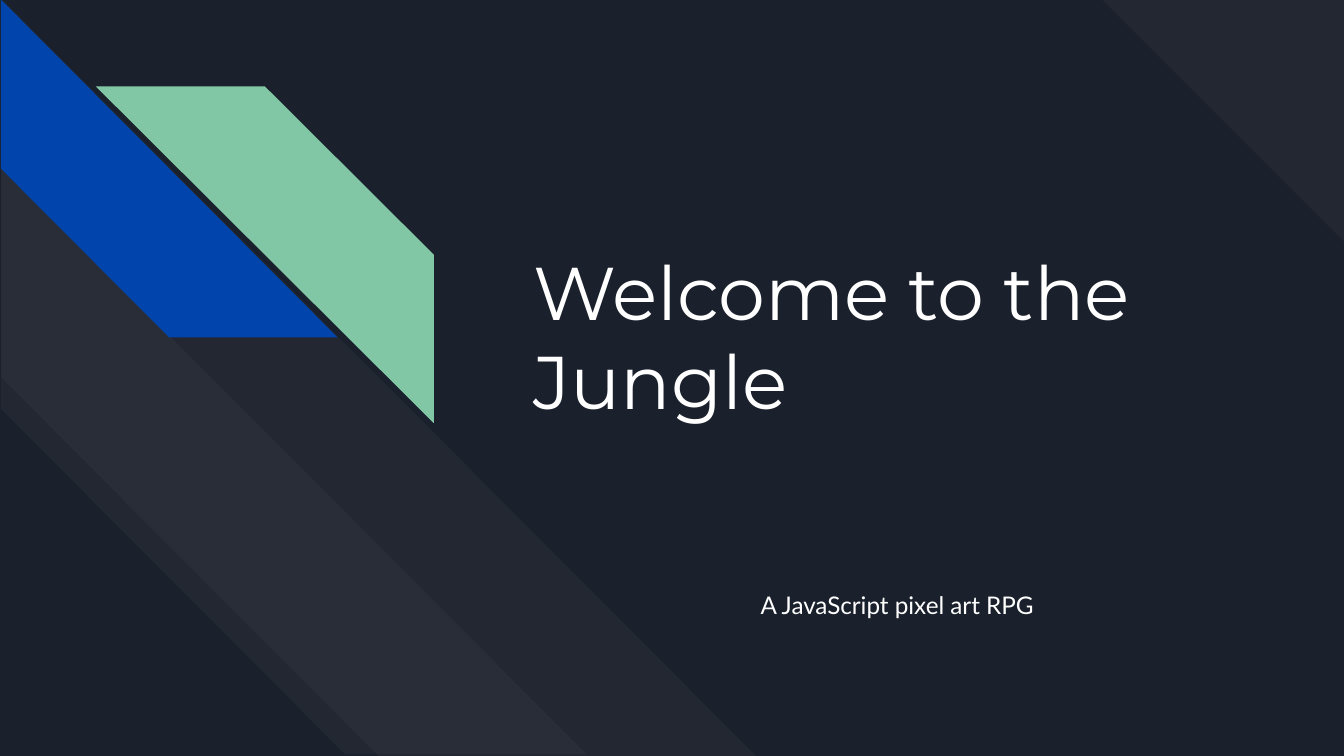
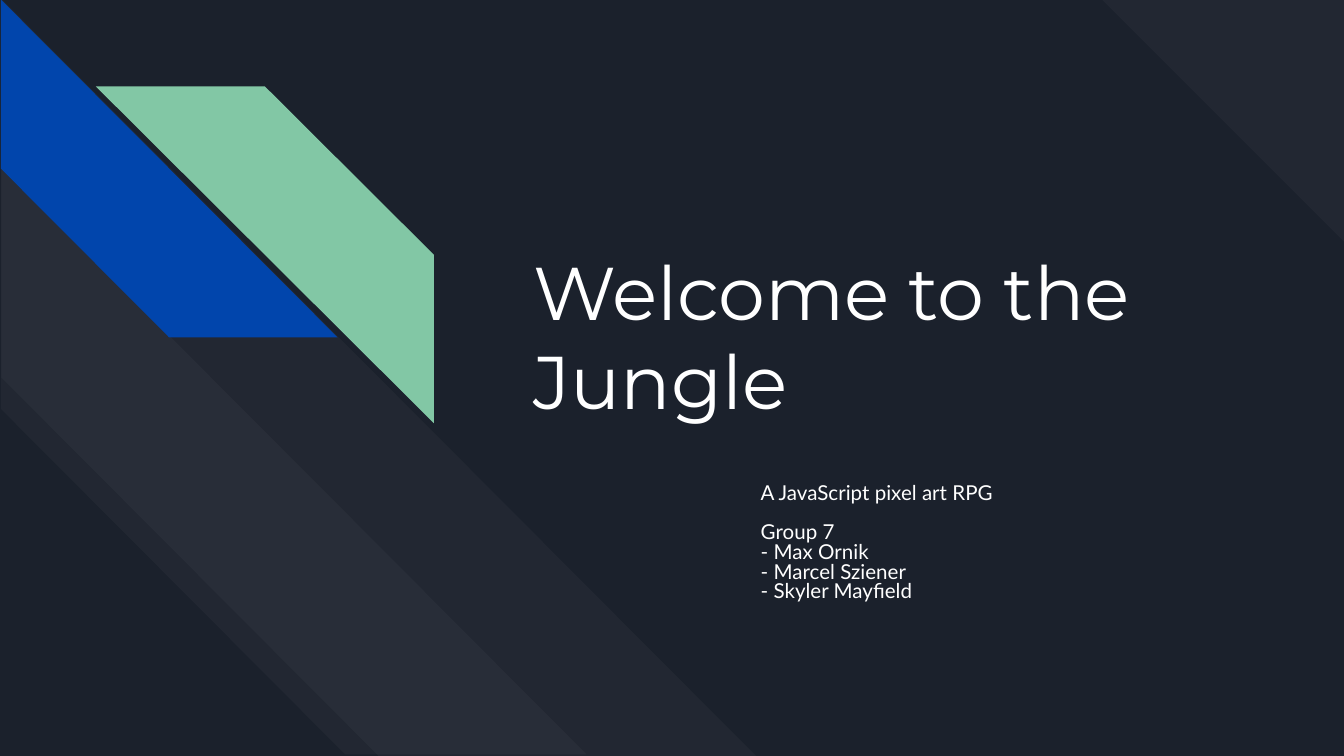
Before and after one commit to skyler544/it-project, a slide deck: slide 1 of presentation/IT Project Presentation.pptx. Drawn at 1344x756 pixels with LibreOffice and Linux fonts; fonts in the diff are those of the drawing. Boxes give left, top, right and bottom in pixels: in the first picture for what was removed or moved away, otherwise in the second. Text is boxed around its words. In the diff, an @@ line names an element or a change of style, - is before the commit and + after.

Commit message:
fix presentation, add review

```diff
--- a/presentation/IT Project Presentation.pptx
+++ b/presentation/IT Project Presentation.pptx
@@ subtitle "A JavaScript pixel art RPG": place and size @@
-subtitle "A JavaScript pixel art RPG" at (761,596,1033,618)
+subtitle "A JavaScript pixel art RPG" at (761,485,992,602)
@@ subtitle at (761,485,992,504): size 13 to 11 pt in "A JavaScript pixel art RPG"; line spacing 1 to 0.8 @@
@@ subtitle at (761,524,912,602): paragraphs added @@
+Group 7
+- Max Ornik
+- Marcel Sziener
+- Skyler Mayfield
```
Also in this commit, not shown: 2 other files.
